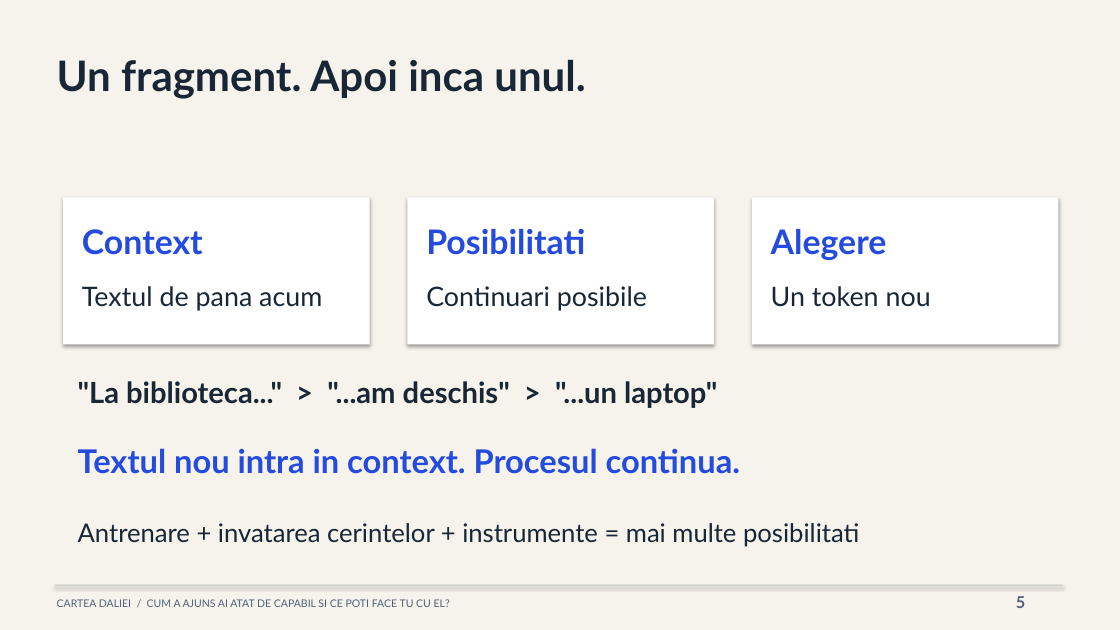
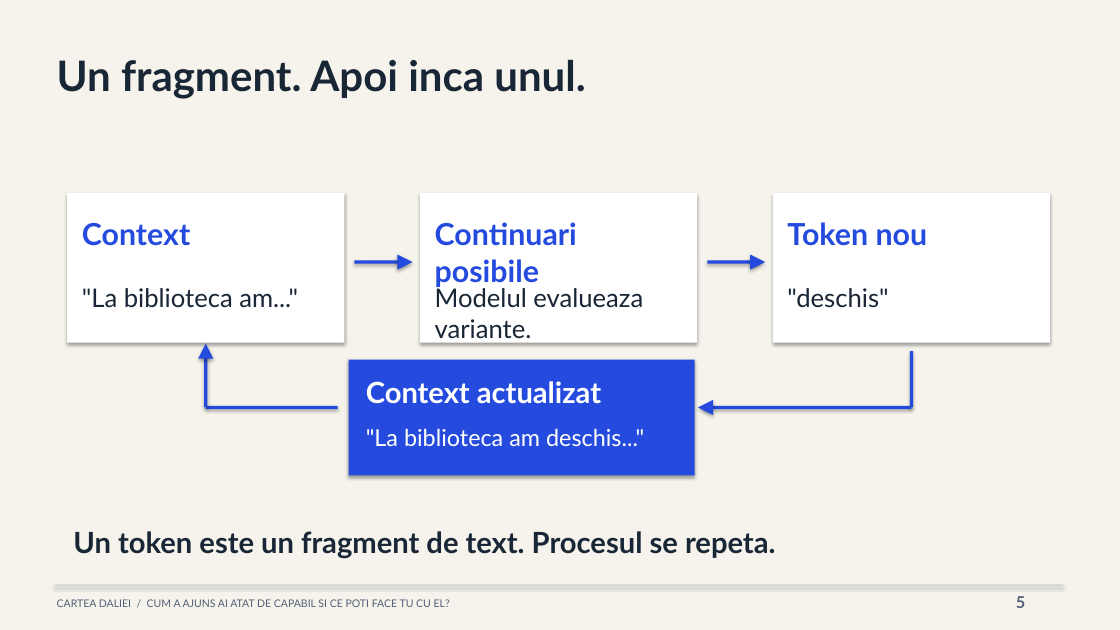
Before and after one commit to dragoshont/cartea-daliei-event-prep, a slide deck: slide 5 of downloads/cartea-daliei-ai.pptx. Drawn at 1120x630 pixels with LibreOffice and Linux fonts; fonts in the diff are those of the drawing. Boxes give left, top, right and bottom in pixels: in the first picture for what was removed or moved away, otherwise in the second. Text is boxed around its words. In the diff, an @@ line names an element or a change of style, - is before the commit and + after.

```diff
--- a/downloads/cartea-daliei-ai.pptx
+++ b/downloads/cartea-daliei-ai.pptx
@@ rectangle: place and size @@
-rectangle at <box>63,197,370,344</box>
+rectangle at <box>67,193,344,343</box>
@@ rectangle: place and size @@
-rectangle at <box>408,197,714,344</box>
+rectangle at <box>420,193,697,343</box>
@@ rectangle: place and size @@
-rectangle at <box>752,197,1059,344</box>
+rectangle at <box>773,193,1050,343</box>
@@ text "Context" at <box>82,223,190,246</box>: size 29 to 26 pt @@
@@ text removed at <box>426,229,585,255</box> @@
-Posibilitati
@@ text "Continuari posibile": place and size @@
-text "Continuari posibile" at <box>426,286,647,311</box>
+text "Continuari posibile" at <box>435,222,577,287</box>
@@ text "Continuari posibile" at <box>435,222,577,287</box>: size 23 to 26 pt, text colour #182636 to #244BDD, bold on @@
@@ text removed at <box>771,229,887,260</box> @@
-Alegere
@@ text at <box>787,222,928,246</box>: text changed; size 23 to 26 pt; text colour #182636 to #244BDD; bold on @@
-Un token nou
+Token nou
@@ rectangle added at <box>355,260,405,264</box>, fill #244BDD @@
@@ triangle added at <box>397,255,413,270</box>, fill #244BDD @@
@@ rectangle added at <box>707,260,758,264</box>, fill #244BDD @@
@@ triangle added at <box>750,255,765,270</box>, fill #244BDD @@
@@ text at <box>82,288,298,307</box>: text changed; size 23 to 22 pt @@
-Textul de pana acum
+"La biblioteca am..."
@@ text added at <box>435,285,643,338</box>, 22 pt, text #182636 @@
+Modelul evalueaza variante.
@@ text added at <box>787,288,888,308</box>, 22 pt, text #182636 @@
+"deschis"
@@ triangle added at <box>198,344,213,359</box>, fill #244BDD @@
@@ rectangle added at <box>204,351,208,408</box>, fill #244BDD @@
@@ rectangle added at <box>910,351,913,408</box>, fill #244BDD @@
@@ rectangle added at <box>349,360,695,476</box>, fill #244BDD @@
@@ text added at <box>366,381,601,404</box>, 25 pt, text #FFFFFF, bold @@
+Context actualizat
@@ rectangle added at <box>206,406,338,409</box>, fill #244BDD @@
@@ triangle added at <box>698,400,713,415</box>, fill #244BDD @@
@@ rectangle added at <box>706,406,912,409</box>, fill #244BDD @@
@@ text removed at <box>78,448,740,474</box> @@
-Textul nou intra in context. Procesul continua.
@@ text at <box>366,428,644,446</box>: text changed; size 25 to 20 pt; text colour #182636 to #FFFFFF; bold off @@
-"La biblioteca..." > "...am deschis" > "...un laptop"
+"La biblioteca am deschis..."
@@ text added at <box>73,531,775,559</box>, 25 pt, text #182636, bold @@
+Un token este un fragment de text. Procesul se repeta.
@@ text removed at <box>78,523,859,547</box> @@
-Antrenare + invatarea cerintelor + instrumente = mai multe posibilitati
```
Also in this commit, not shown: 4 other slides changed, 8 other files.
